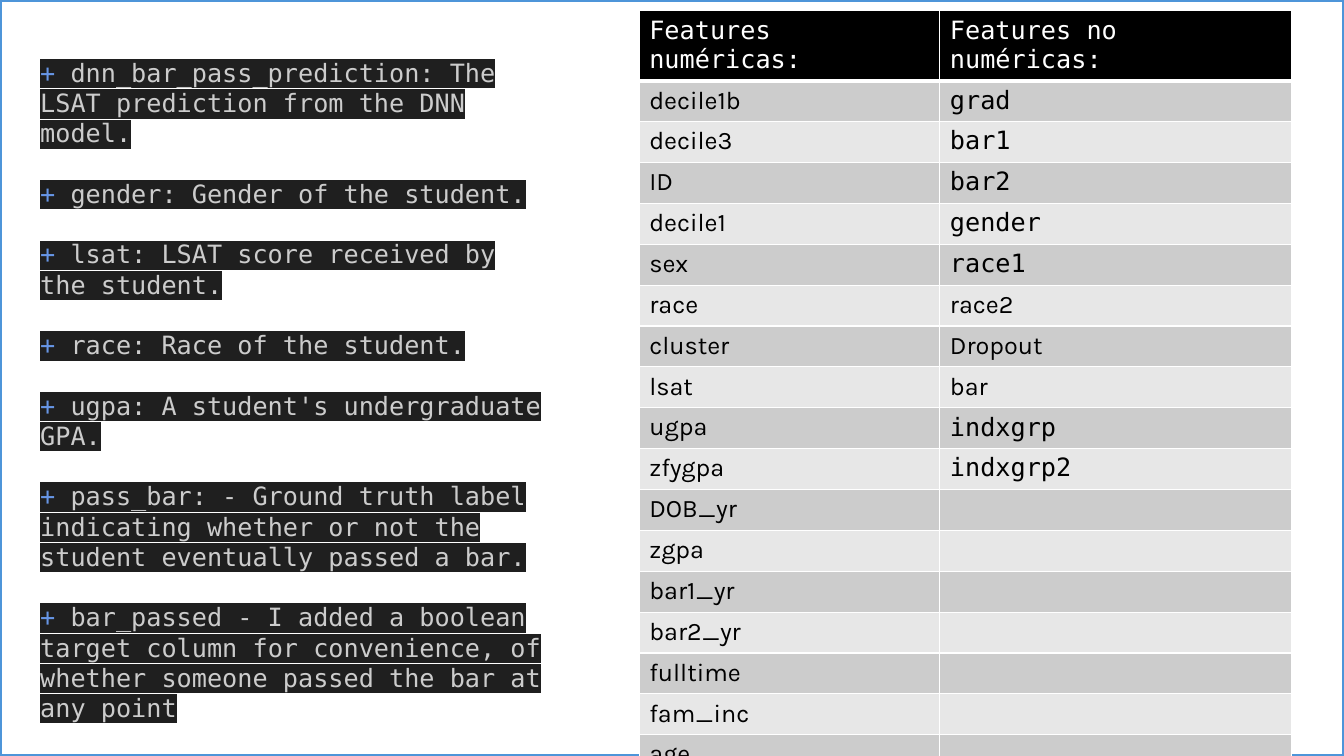
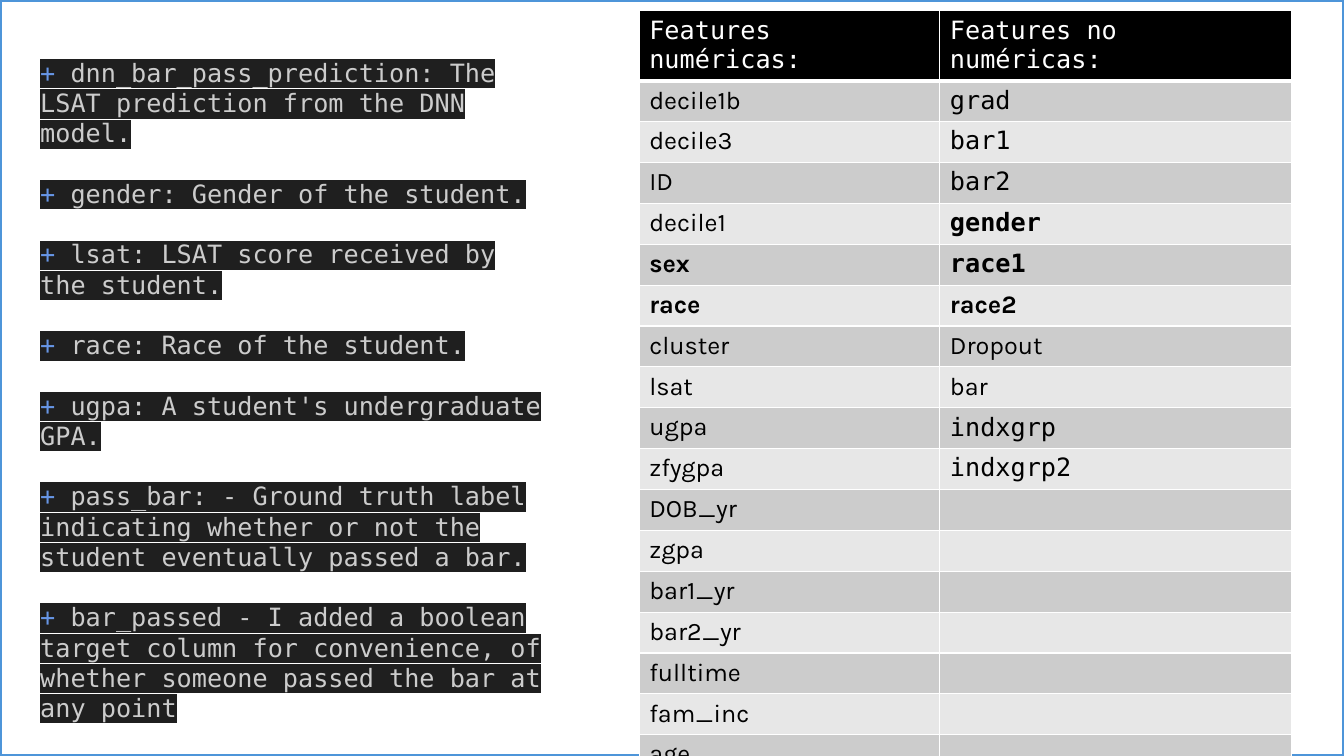
Before and after one commit to alejokawaii/DanielAlejandroSalcedoPerez_proyecto_final_ML, a slide deck: slide 9 of docs/Presentación1.pptx. Drawn at 1344x756 pixels with LibreOffice and Linux fonts; fonts in the diff are those of the drawing; background and template pictures are left out. Boxes give left, top, right and bottom in pixels: in the first picture for what was removed or moved away, otherwise in the second. Text is boxed around its words. In the diff, an @@ line names an element or a change of style, - is before the commit and + after.

```diff
--- a/docs/Presentación1.pptx
+++ b/docs/Presentación1.pptx
@@ table at bbox=[639, 11, 1292, 746] @@
@@ bold on in "gender", "sex", "race1", "race" and 1 more places @@
```
Also in this commit, not shown: 2 other slides changed, 2 slides added, 1 other file.
